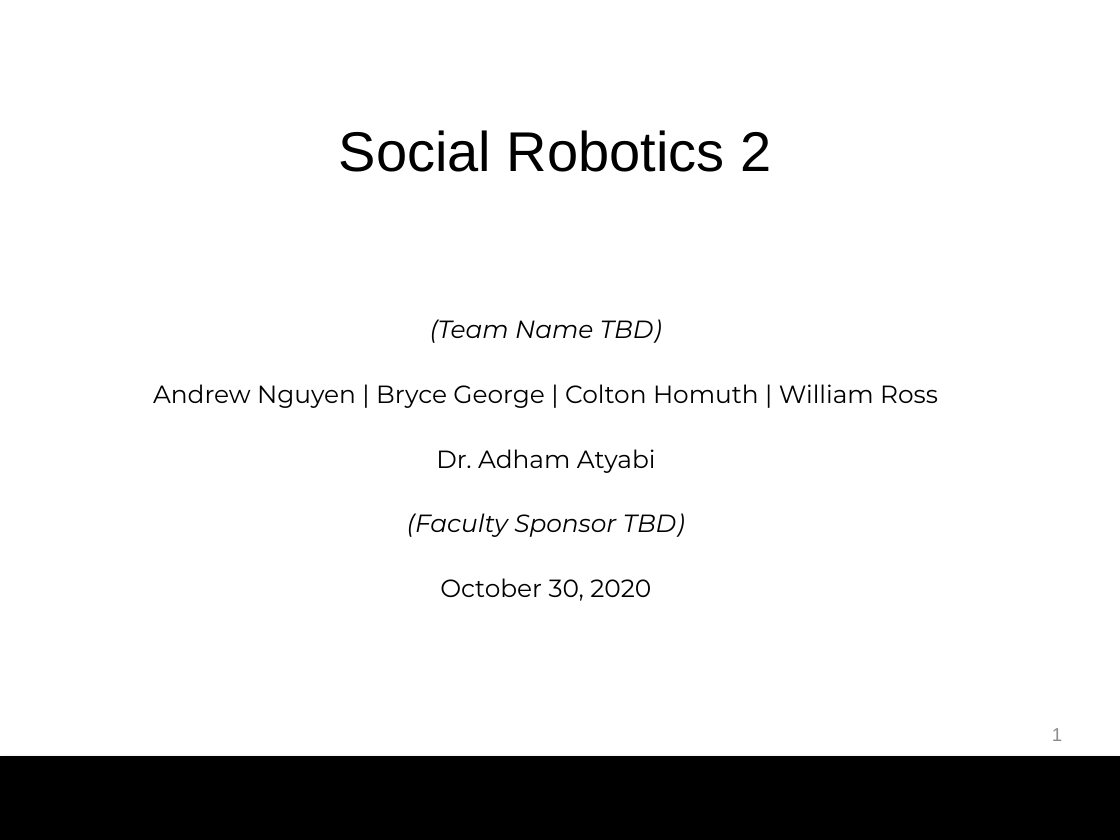
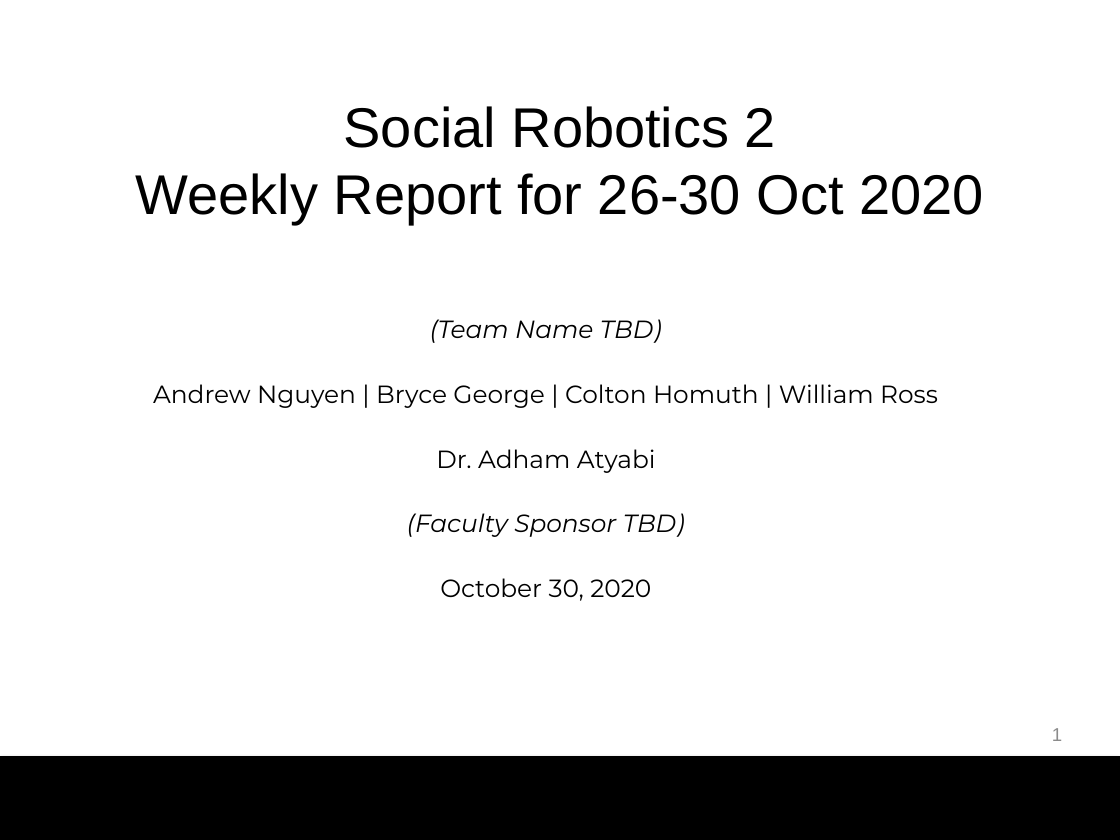
Before and after one commit to bg719/UCCS-Social-Robotics, a slide deck: slide 1 of docs/WeeklyUpdates/WeeklyUpdate_Oct26-30.pptx. Drawn at 1120x840 pixels with LibreOffice and Linux fonts; fonts in the diff are those of the drawing; background and template pictures are left out. Boxes give left, top, right and bottom in pixels: in the first picture for what was removed or moved away, otherwise in the second. Text is boxed around its words. In the diff, an @@ line names an element or a change of style, - is before the commit and + after.

Commit message:
revise: weekly update template and first update revisions

```diff
--- a/docs/WeeklyUpdates/WeeklyUpdate_Oct26-30.pptx
+++ b/docs/WeeklyUpdates/WeeklyUpdate_Oct26-30.pptx
@@ text "Social Robotics 2": place and size @@
-text "Social Robotics 2" at [339, 130, 771, 172]
+text "Social Robotics 2" at [136, 106, 984, 224]
@@ text at [136, 173, 984, 224]: paragraph added @@
+Weekly Report for 26-30 Oct 2020
```
Also in this commit, not shown: 2 other slides changed, 1 other file.
